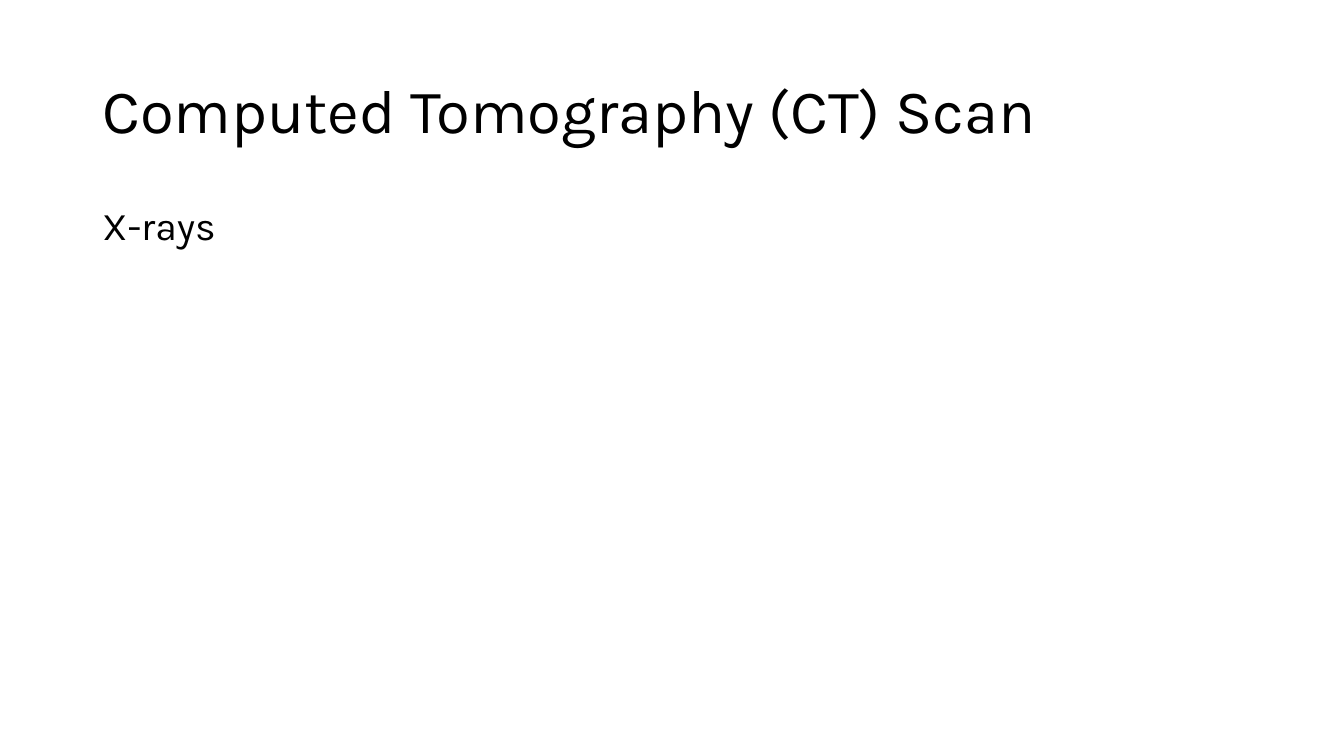
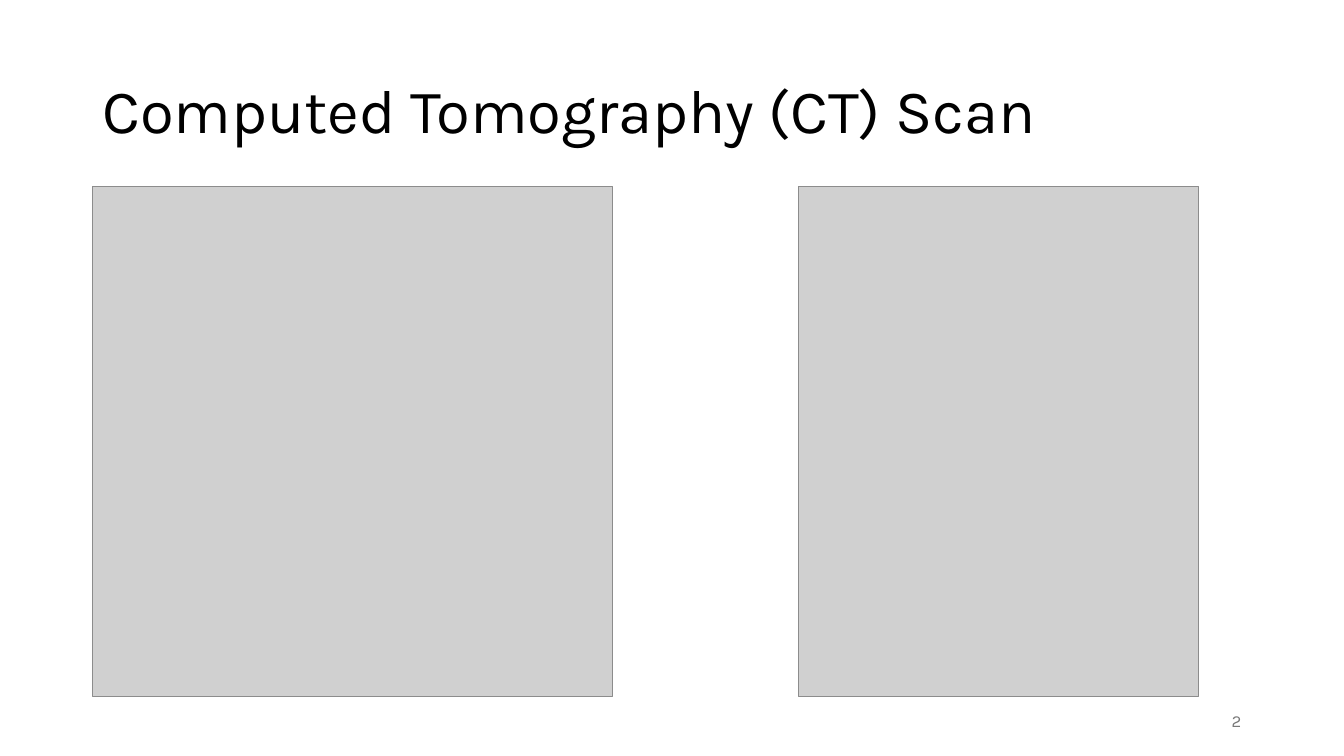
Before and after one commit to FelixWick/DL_images, a slide deck: slide 2 of slides/CT.pptx. Drawn at 1344x756 pixels with LibreOffice and Linux fonts; fonts in the diff are those of the drawing; grey boxes stand for pictures. Boxes give left, top, right and bottom in pixels: in the first picture for what was removed or moved away, otherwise in the second. Text is boxed around its words. In the diff, an @@ line names an element or a change of style, - is before the commit and + after.

```diff
--- a/slides/CT.pptx
+++ b/slides/CT.pptx
@@ picture added at (x1=93, y1=187, x2=613, y2=697) @@
@@ picture added at (x1=799, y1=187, x2=1199, y2=697) @@
@@ text removed at (x1=102, y1=215, x2=215, y2=250) @@
-X-rays
@@ page number added at (x1=1232, y1=716, x2=1242, y2=727), 12 pt, text #797979 @@
+2
```
Also in this commit, not shown: 4 other slides changed, 2 slides added.
